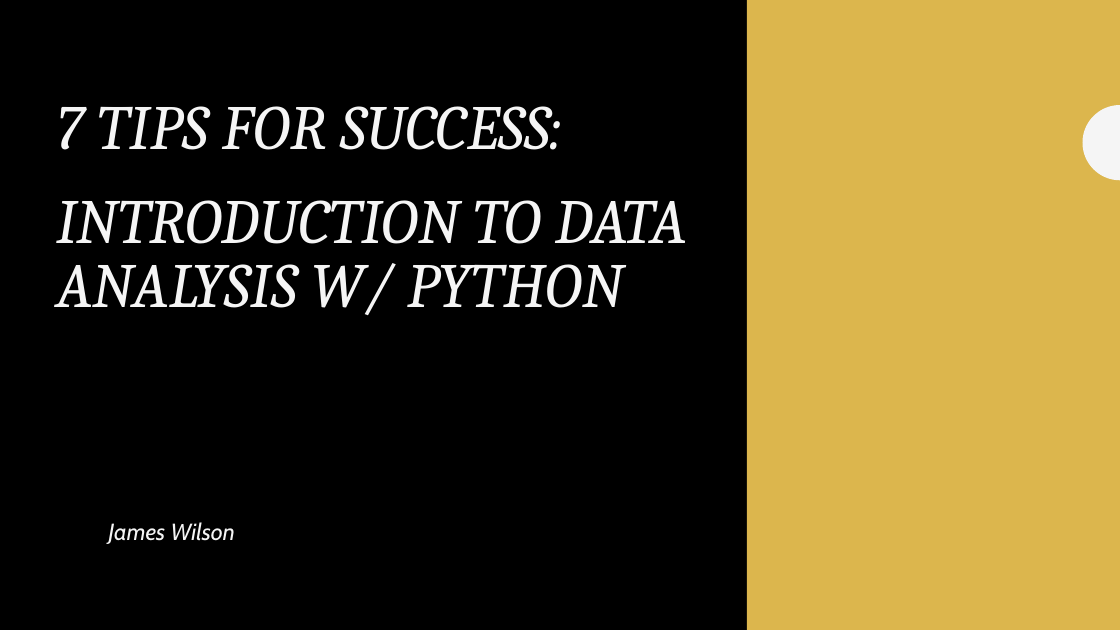
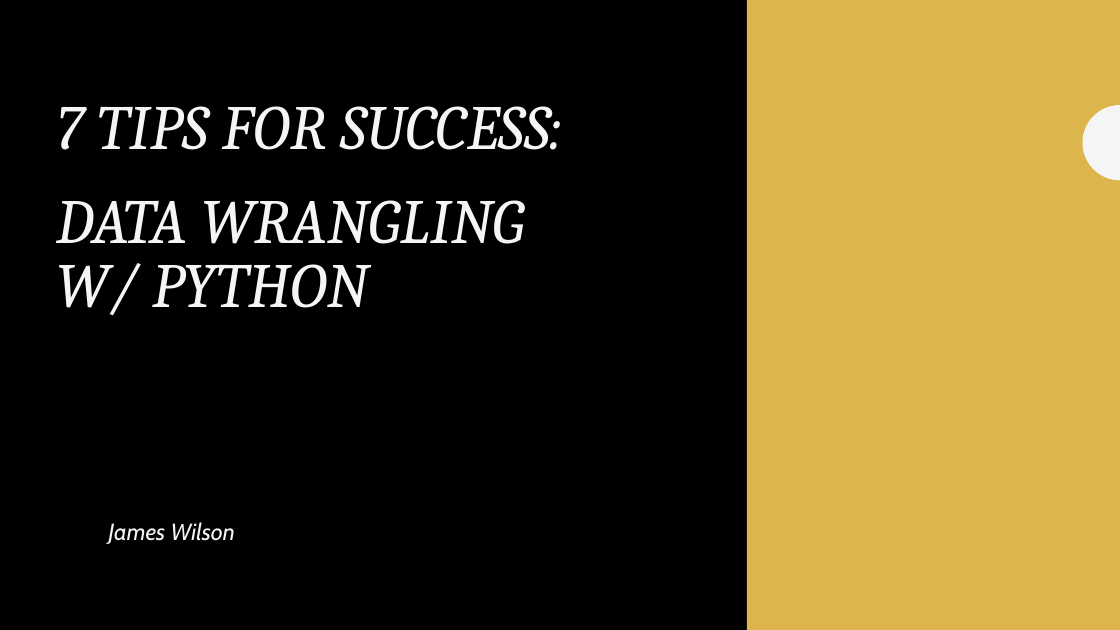
Before and after one commit to JamesWWilson/UCLA-DataFest-Python-Data-Wrangling, a slide deck: slide 1 of 2022/IntroPython_TipsForSuccess.pptx. Drawn at 1120x630 pixels with LibreOffice and Linux fonts; fonts in the diff are those of the drawing. Boxes give left, top, right and bottom in pixels: in the first picture for what was removed or moved away, otherwise in the second. Text is boxed around its words. In the diff, an @@ line names an element or a change of style, - is before the commit and + after.

Commit message:
Updated materials

```diff
--- a/2022/IntroPython_TipsForSuccess.pptx
+++ b/2022/IntroPython_TipsForSuccess.pptx
@@ title at box(56, 106, 562, 315): text changed @@
-7 TIPS FOR SUCCESS:
-INTRODUCTION TO DATA ANALYSIS W/ PYTHON
+7 TIPS FOR SUCCESS:
+DATA WRANGLING
+W/ PYTHON
```
